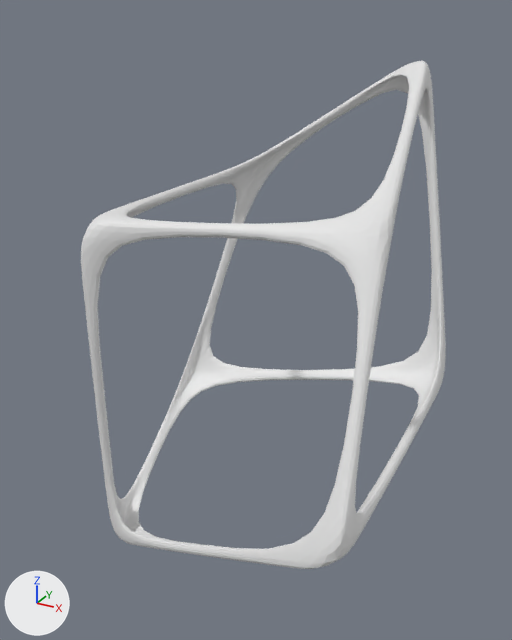
One commit to the Blender file wire_skin_demo.blend: the scene before it, then after it.
The view is the same before and after, from a camera (50 mm lens) standing at (2.97, -5.25, 2.63) and looking at (-0.05, 0.24, -0.12). The lights are fixed; the arrows at lower left show +X, +Y and +Z.

Objects in the first picture: 'WireSkin'.
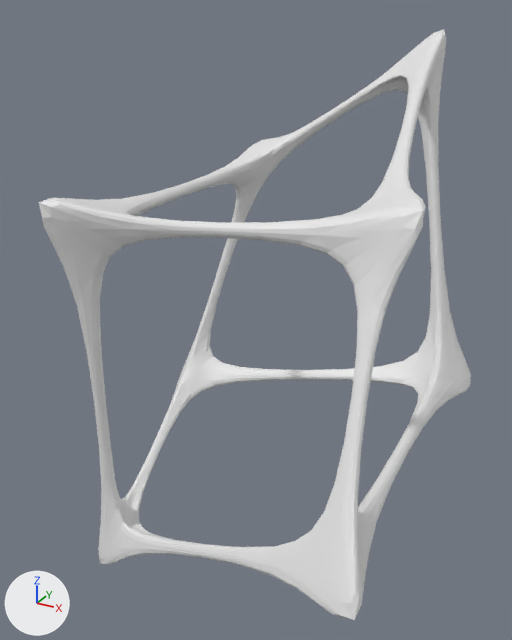
What changed in the scene script:
```text
Change me_wireskin_064:
    where me_wireskin_064.from_pydata(...)  # 112 vertices, 168 faces; spans x -1.53..1.68, y -1.71..2.27, z -2.47..2.24
    used by ob_wireskin; location = (0.0, 0.0, 0.0)
    me_wireskin_064 part 1
    me_wireskin_064.vertices[0].co: (-1.16, -0.83, -2.47) -> (-1.45, -1.04, -3.13)
    me_wireskin_064.vertices[1].co: (-1.12, -0.8, -2.39) -> (-1.02, -0.73, -2.17)
    me_wireskin_064.vertices[14].co: (-1.03, -1.03, 1.03) -> (-1.45, -1.49, 1.45)
    me_wireskin_064.vertices[15].co: (-0.97, -0.97, 0.97) -> (-0.83, -0.82, 0.83)
    me_wireskin_064.vertices[28].co: (-1.53, 1.18, -1.54) -> (-2.03, 1.52, -1.99)
    me_wireskin_064.vertices[29].co: (-1.47, 1.14, -1.48) -> (-1.3, 1.03, -1.33)
    me_wireskin_064.vertices[42].co: (-0.99, 1.95, 1.0) -> (-1.31, 2.57, 1.3)
    me_wireskin_064.vertices[43].co: (-0.95, 1.87, 0.96) -> (-0.85, 1.67, 0.86)
    me_wireskin_064.vertices[56].co: (1.66, -1.71, -0.9) -> (2.12, -2.25, -1.14)
    me_wireskin_064.vertices[57].co: (1.59, -1.64, -0.87) -> (1.44, -1.46, -0.79)
    me_wireskin_064.vertices[70].co: (1.44, -0.52, 1.17) -> (2.02, -0.71, 1.6)
    me_wireskin_064.vertices[71].co: (1.36, -0.49, 1.11) -> (1.17, -0.43, 0.96)
    me_wireskin_064.vertices[84].co: (1.53, 1.59, -0.96) -> (2.02, 2.07, -1.27)
    me_wireskin_064.vertices[85].co: (1.47, 1.53, -0.92) -> (1.3, 1.36, -0.82)
    me_wireskin_064.vertices[98].co: (0.81, 2.27, 2.24) -> (0.99, 2.77, 2.77)
    me_wireskin_064.vertices[99].co: (0.79, 2.2, 2.17) -> (0.73, 2.04, 1.99)
```

Pixel boxes [x1, y1, x2, y2] of what changed, in the pictures (512 x 640 px):
'WireSkin', reshaped (18% wider, 16% taller): before [81, 61, 446, 569]; after [39, 29, 471, 620]
